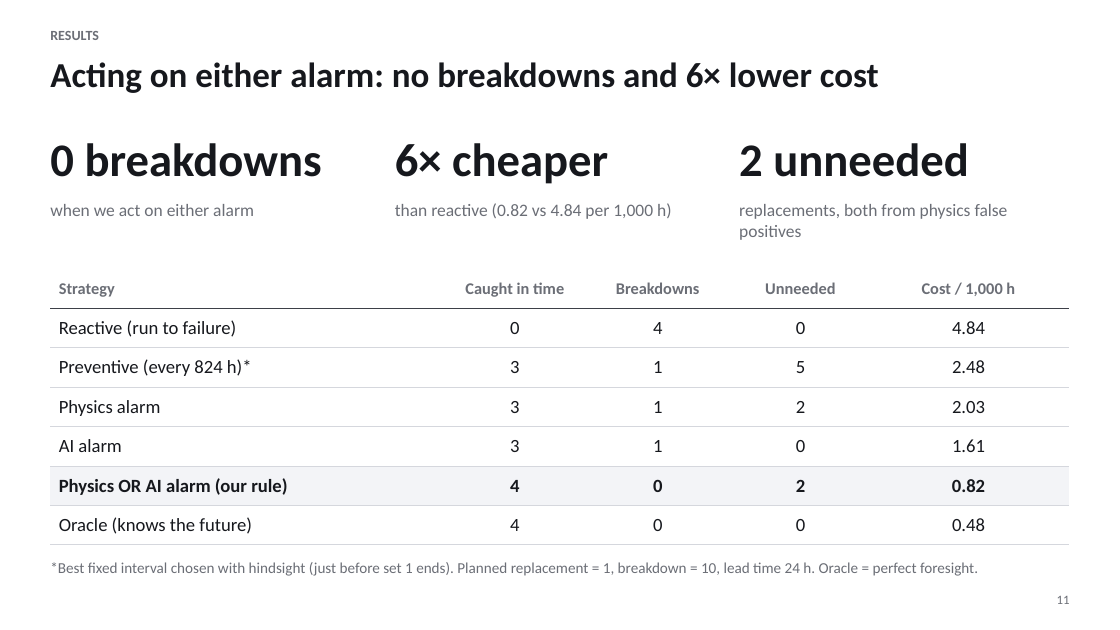
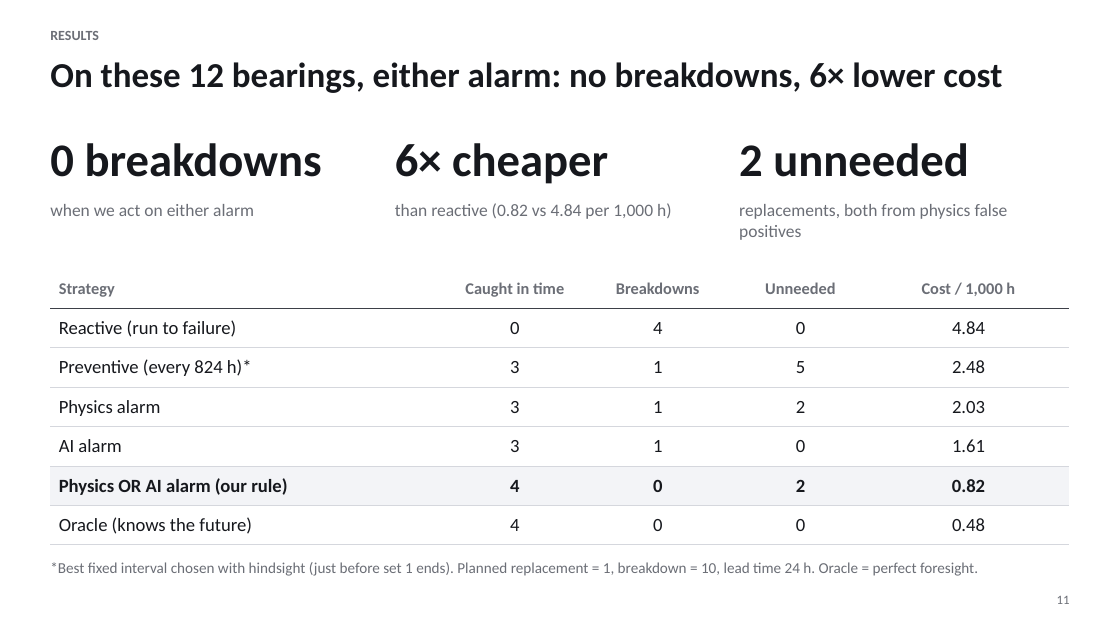
Before and after one commit to Adrian-Jotham/AISmartFactory, a slide deck: slide 11 of predictive_maintenance_part2.pptx. Drawn at 1120x630 pixels with LibreOffice and Linux fonts; fonts in the diff are those of the drawing. Boxes give left, top, right and bottom in pixels: in the first picture for what was removed or moved away, otherwise in the second. Text is boxed around its words. In the diff, an @@ line names an element or a change of style, - is before the commit and + after.

```diff
--- a/predictive_maintenance_part2.pptx
+++ b/predictive_maintenance_part2.pptx
@@ title at [50,62,1002,93]: text changed @@
-Acting on either alarm: no breakdowns and 6× lower cost
+On these 12 bearings, either alarm: no breakdowns, 6× lower cost
```
Also in this commit, not shown: 11 other slides changed, 1 slide added, 23 other files.
